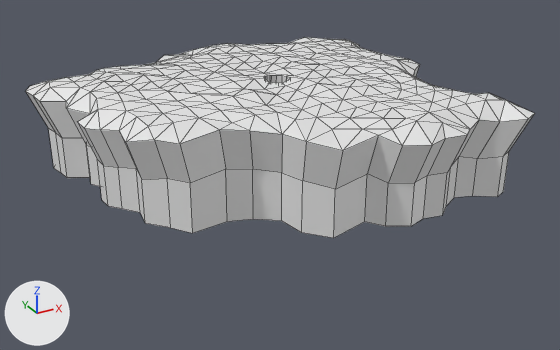
A saved change to the FBX model hovership/Assets/Meshes/sky_bastion_terrain_village.fbx.
One viewpoint serves both versions: a 50 mm camera at (-29.0, -54.5, 19.1) aimed at (0.4, -1.0, -7.7). The lights are fixed; the arrows at lower left show +X, +Y and +Z. Mesh edges are drawn as thin lines. Where no turn or scale is listed for an object, it has been applied to the vertices.
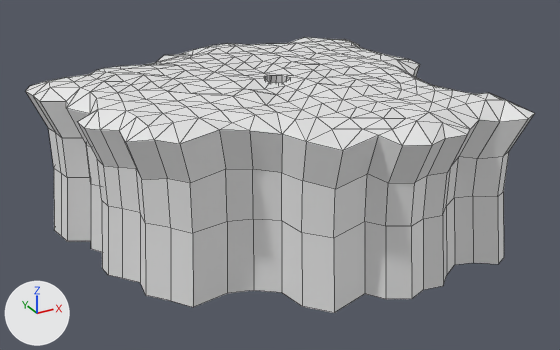
Commit message: Extend village terrain downwards

Edits to the bpy script that builds the scene:
```text
Change me_grid_001:
    used by ob_grid_001; location = (0.0, 0.0, 0.0)
    remove me_grid_001.from_pydata(...)  # 436 vertices, 614 faces; spans x -17.7..16.8, y -15.6..15.8, z -7.5..0.8
    add me_grid_001.from_pydata(...)  # 501 vertices, 679 faces; spans x -17.7..16.8, y -15.6..15.8, z -13.5..0.8
    me_grid_001 part 1
    65 vertices are added at x -16.9..16.2, y -14.9..15.3, z -13.5
    65 new faces join them
```

Location of each change, [x1, y1, x2, y2] in pixels of the pictures (560 x 350 px):
'Grid.001', reshaped (37% taller): before [26, 37, 535, 238]; after [26, 37, 535, 313]
part 1 of me_grid_001, added: after [54, 169, 504, 313]
